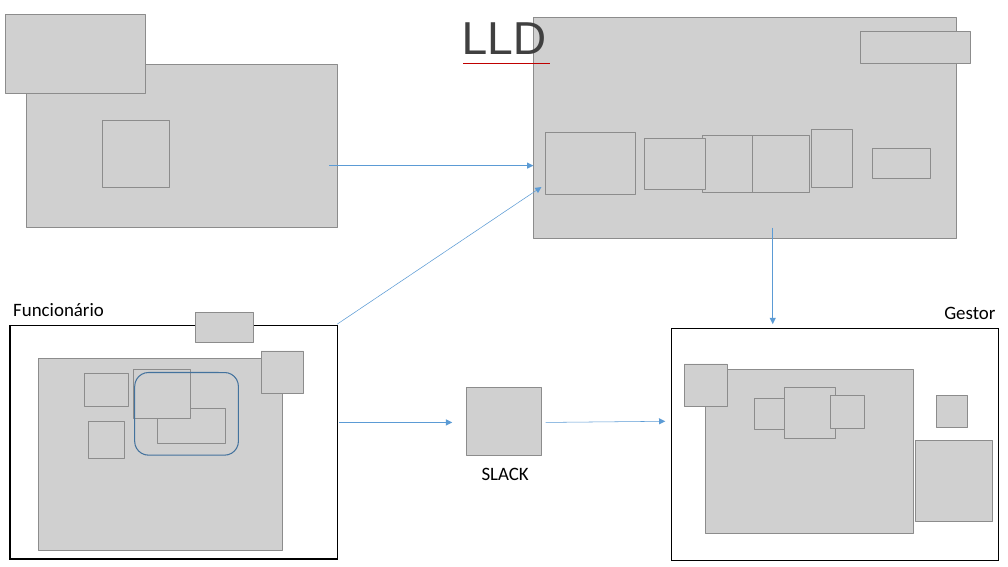
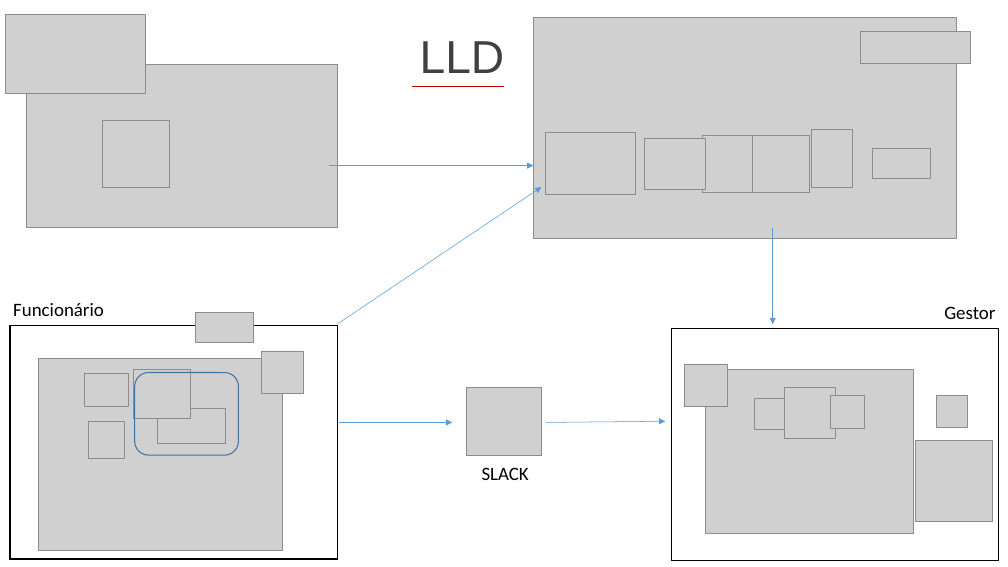
Before and after one commit to BandTec/grupo-07-adsa-20201, a slide deck: slide 5 of Documentação/Slide Final.pptx. Drawn at 1008x567 pixels with LibreOffice and Linux fonts; fonts in the diff are those of the drawing; grey boxes stand for pictures. Boxes give left, top, right and bottom in pixels: in the first picture for what was removed or moved away, otherwise in the second. Text is boxed around its words. In the diff, an @@ line names an element or a change of style, - is before the commit and + after.

Commit message:
Slide atualizado

```diff
--- a/Documentação/Slide Final.pptx
+++ b/Documentação/Slide Final.pptx
@@ text "LLD": place and size @@
-text "LLD" at (462, 18, 547, 64)
+text "LLD" at (420, 41, 505, 73)
@@ text "LLD" at (420, 41, 505, 73): line spacing 0.9 to 1; vertical alignment middle to top @@
@@ line moved from (464, 64) - (551, 64) to (411, 86) - (504, 86) @@
```
